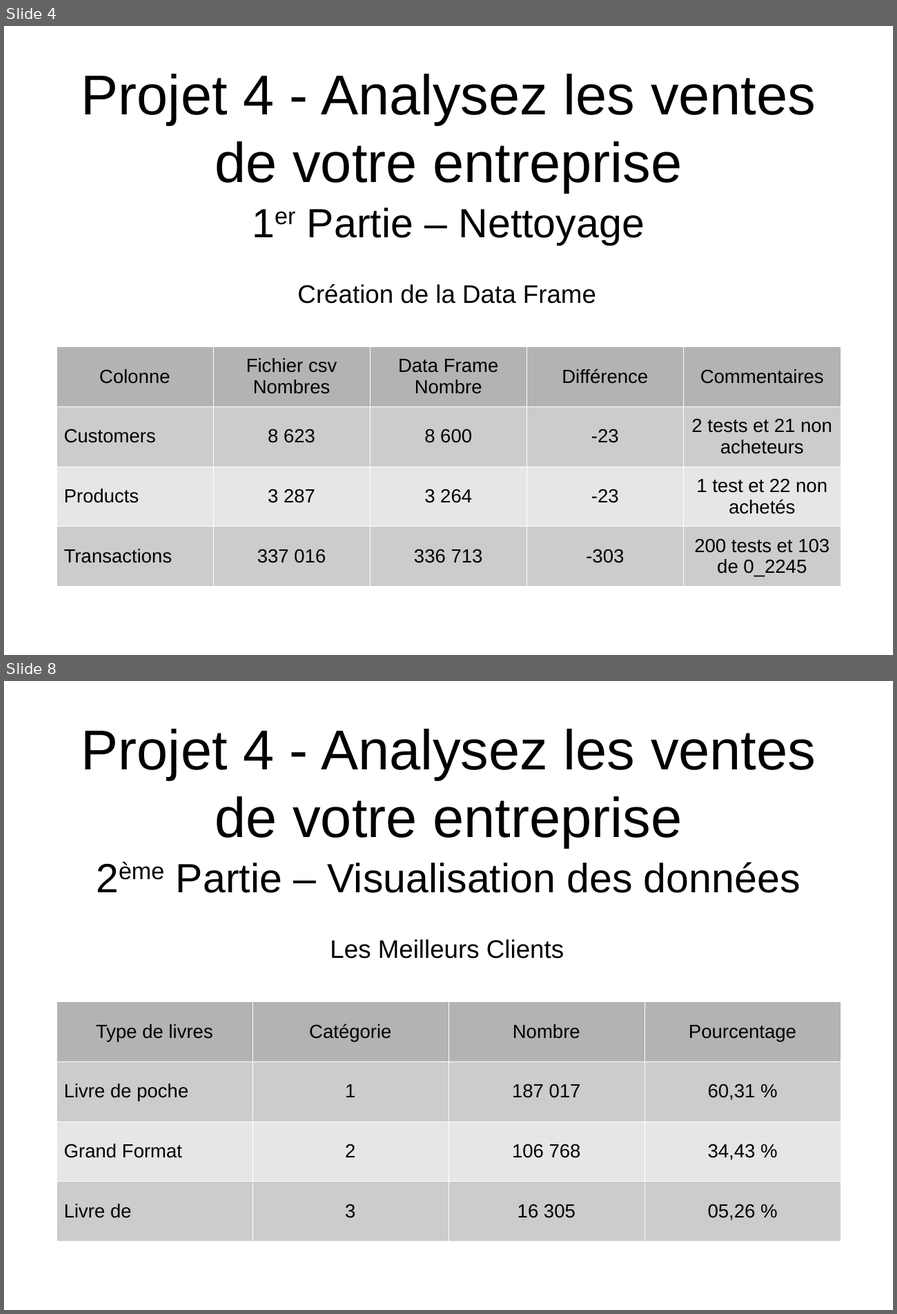
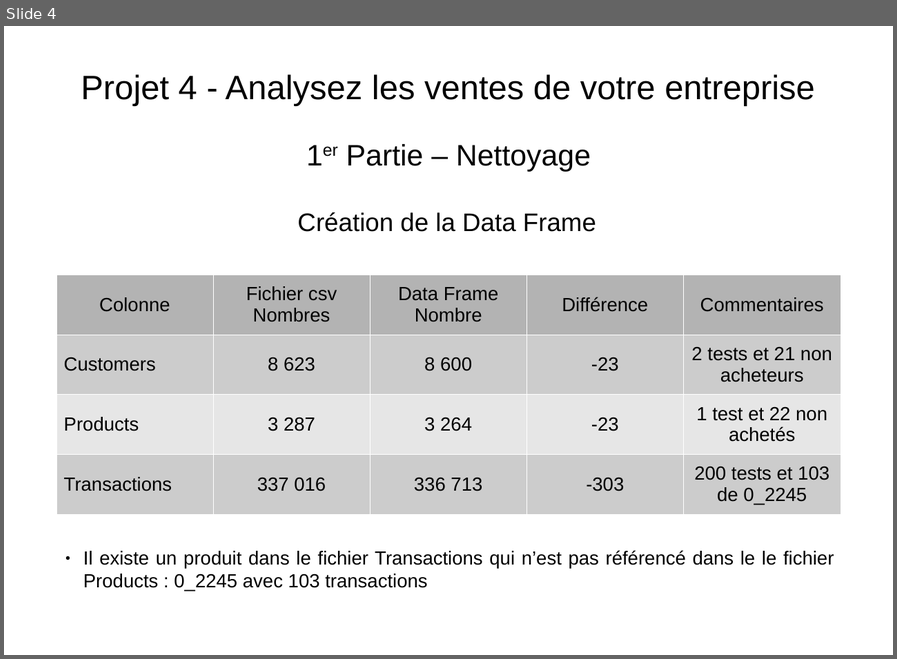
Before and after one commit to FranckDELRUE/OCR-Project-4-DAn, a slide deck: P4_Presentation.odp. Shown one above the other, each under a label of ours: slides 4 and 8 before the commit, slide 4 after it; the slides between them are not shown. The pictures are 897x1314 and 897x659 pixels, drawn with LibreOffice and Linux fonts; fonts in the diff are those of the drawing. Boxes give left, top, right and bottom in pixels: in the first picture for what was removed or moved away, otherwise in the second. Text is boxed around its words. In the diff, an @@ line names an element or a change of style, - is before the commit and + after.

```diff
--- a/P4_Presentation.odp
+++ b/P4_Presentation.odp
@@ slide 8 removed at bbox=[4, 681, 893, 1310], background #FFFFFF @@
@@ title removed at bbox=[81, 729, 815, 847] @@
-Projet 4 - Analysez les ventes de votre entreprise
@@ subtitle removed at bbox=[176, 862, 800, 893] @@
-2ème Partie – Visualisation des données
@@ text removed at bbox=[330, 939, 564, 958] @@
-Les Meilleurs Clients
@@ table removed at bbox=[56, 1001, 841, 1241], 4 rows, 4 columns @@
-Type de livres | Catégorie | Nombre | Pourcentage
-Livre de poche | 1 | 187 017 | 60,31 %
-Grand Format | 2 | 106 768 | 34,43 %
-Livre de | 3 | 16 305 | 05,26 %
@@ slide 4 changed as well @@
@@ title "Projet 4 - Analysez les ..." at bbox=[81, 74, 815, 107]: size 53.1 to 32 pt @@
@@ text "1er Partie – Nettoyage": place and size @@
-text "1er Partie – Nettoyage" at bbox=[307, 207, 644, 245]
+text "1er Partie – Nettoyage" at bbox=[346, 144, 590, 172]
@@ text "1er Partie – Nettoyage" at bbox=[346, 144, 590, 172]: size 38.6 to 28 pt @@
@@ text "Création de la Data Frame": place and size @@
-text "Création de la Data Frame" at bbox=[297, 284, 596, 303]
+text "Création de la Data Frame" at bbox=[297, 212, 596, 232]
@@ table: place and size @@
-table at bbox=[56, 346, 840, 586]
+table at bbox=[56, 274, 840, 514]
@@ text added at bbox=[83, 550, 833, 591], 18 pt, text #000000 @@
+● Il existe un produit dans le fichier Transactions qui n’est pas référencé dans le le fichier Products : 0_2245 avec 103 transactions
```
Also in this commit, not shown: 6 other slides changed, 1 slide added, 6 other files.
